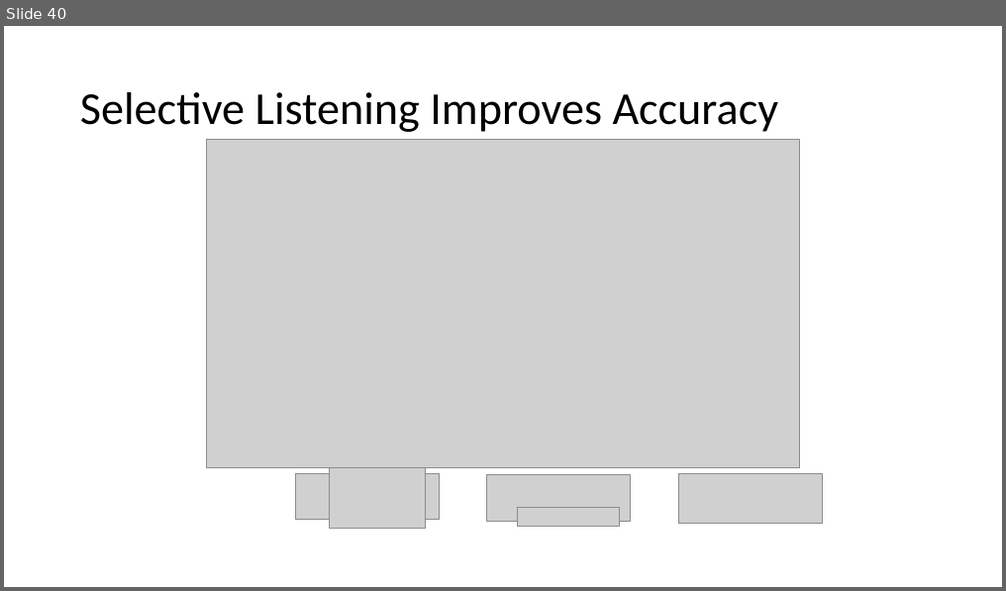
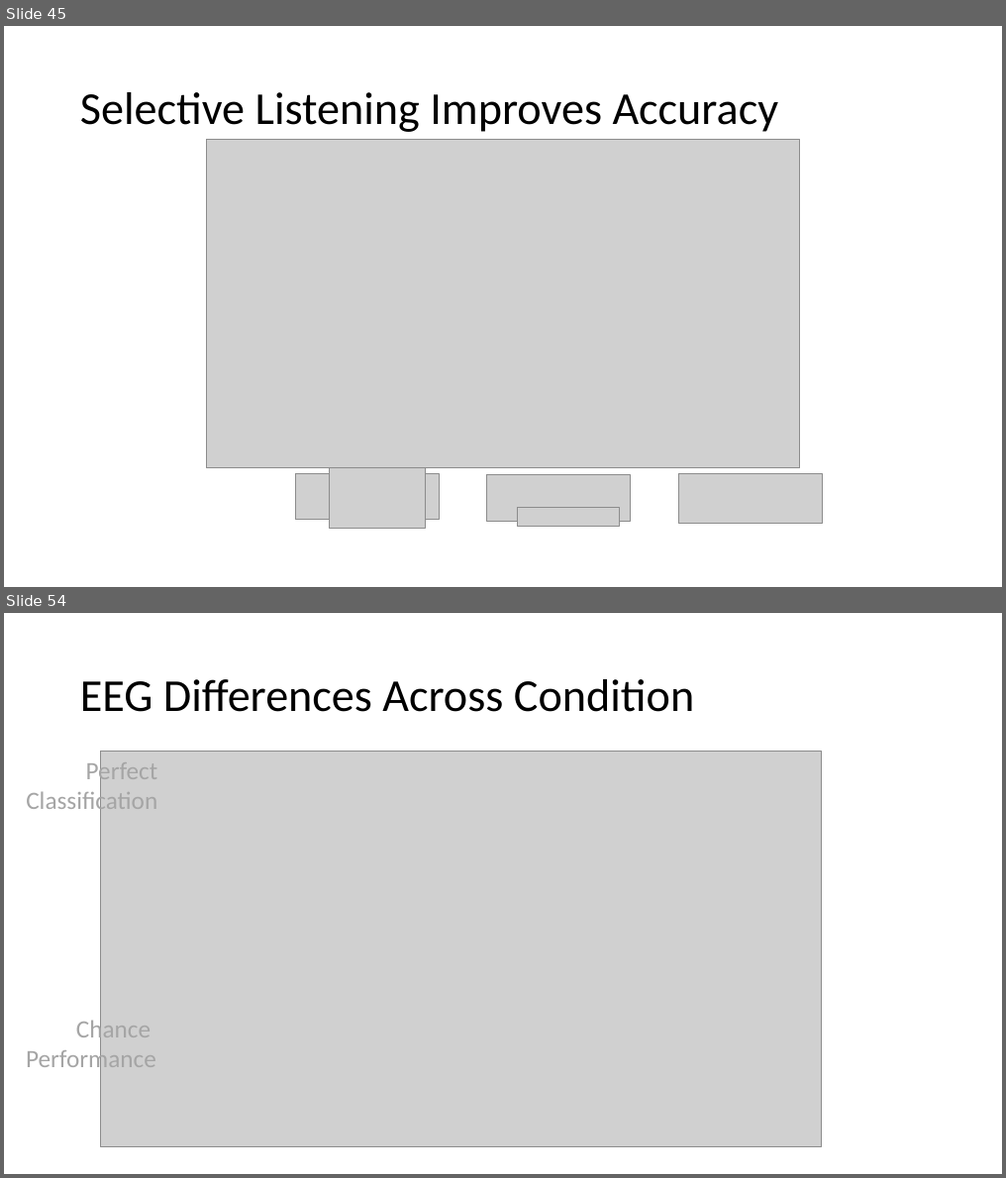
Before and after one commit to haberdashPI/german_track, a slide deck: presentations/ARO_2021/adapting_auditory_attention.pptx. Shown one above the other, each under a label of ours: slide 40 before the commit, slides 45 and 54 after it; the slides between them are not shown. The pictures are 1006x591 and 1006x1178 pixels, drawn with LibreOffice and Linux fonts; fonts in the diff are those of the drawing; grey boxes stand for pictures. Boxes give left, top, right and bottom in pixels: in the first picture for what was removed or moved away, otherwise in the second. Text is boxed around its words. In the diff, an @@ line names an element or a change of style, - is before the commit and + after.

```diff
--- a/presentations/ARO_2021/adapting_auditory_attention.pptx
+++ b/presentations/ARO_2021/adapting_auditory_attention.pptx
@@ slide 54 added at (4, 613, 1002, 1174), background #FFFFFF @@
@@ title added at (80, 679, 694, 712), 44 pt, text #000000 @@
+EEG Differences Across Condition
@@ text added at (26, 760, 157, 816), 24 pt, text #A5A5A5 @@
+Perfect
+Classification
@@ picture added at (101, 752, 822, 1148) @@
@@ text added at (26, 1017, 156, 1074), 24 pt, text #A5A5A5 @@
+Chance
+Performance
@@ what was slide 40 is now slide 45 @@
```
Also in this commit, not shown: 5 slides changed, 26 other slides added, 22 slides removed.
